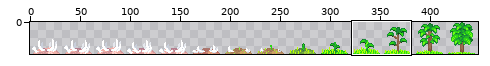
Pixel-art file -- gfx/corpse_human.aseprite. The picture above shows the old version from afar; the outline marks the close-up.
Close-up. Before:
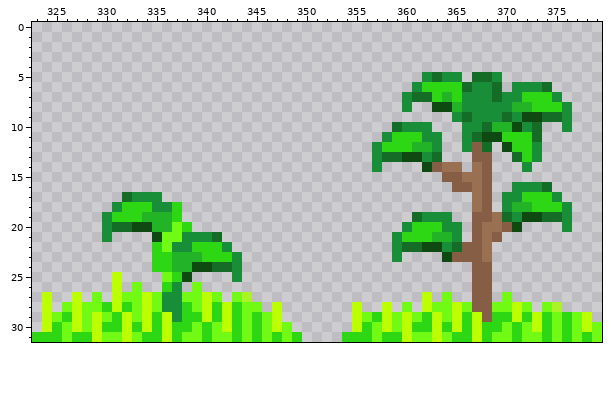
448x32 pixels, 1 frame. Shown: x 323..379, y 0..31.
The result:
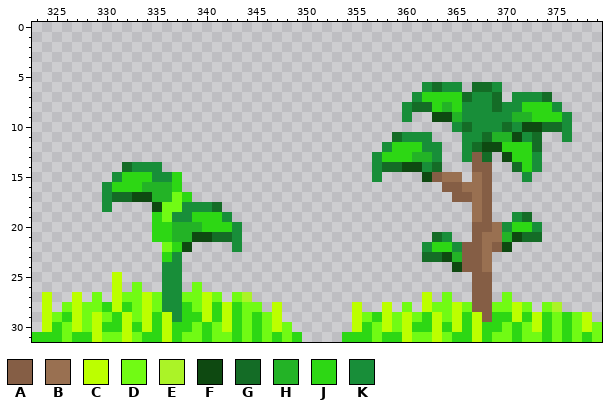
Palette (. is transparent): A #855e45  B #997051  C #bcff00  D #71fb14  E #abf327  F #0e4911  G #146c26  H #23b326  J #2dd714  K #188e39
Diff:
@@ x 323..379 @@
  4 .........................................................
- 5 .......................................KGKK.GGK..........
- 6 ......................................KJJJJGKKG.KKKG.....
- 7 .....................................KGGJHJKKKGKKJJJK....
- 8 .....................................K..FFHKKKKKHHJJJK...
- 9 ..........................................KGKKKGKFFGGK...
-10 ....................................GKKK...KKGHHFKG..K...
-11 ...................................KJJJKK..KGFFJJJG......
-12 ..................................KJJJHHK..KAG.FJJK......
-13 ..................................KGGFFKG...AA..GJK......
-14 ..................................K....FABB.BA...K.......
-15 .........................................AABBA...........
-16 ..........................................AABA..KKKG.....
-17 .........GKKK...............................BA.KKJJJK....
-18 ........KJJJKKJ.............................BA.KHHJJJK...
-19 .......KJJJHHHJ.......................GKKK..AABGKFFGGK...
-20 .......KGGFFHHDJ.....................KJJJKK.ABBAF....K...
-21 .......K....FDDKKKG.................KJJJHHK.ABA..........
-22 ............JDKKJJJK................KGGFFKGAAB...........
-23 ............JJHHHJJJK...............K....FAAAB...........
-24 ............JJHHFFGGK.......................AA...........
-25 ........C....DJF....K.......................AA...........
-26 ........C.D..JK.D...........................AA...........
+ 5 .........................................................
+ 6 .......................................KGKK.GGK..........
+ 7 ......................................KJJJJGKKG.KKKG.....
+ 8 .....................................KGGJHJKKKGKKJJJK....
+ 9 .....................................K..FFHKKKKKHHJJJK...
+10 ..........................................KGKKKGKFFGGK...
+11 ....................................GKKK...KKGHHFKG..K...
+12 ...................................KJJJKK..KGFFJJJG......
+13 ..................................KJJJHHK..KAG.FJJK......
+14 .........GKKK.....................KGGFFKG...AA..GJK......
+15 ........KJJJKKJ...................K....FABB.BA...K.......
+16 .......KJJJHHHJ..........................AABBA...........
+17 .......KGGFFHHDJ..........................AABA...........
+18 .......K....FDDKKKG.........................BA...........
+19 ............JDKKJJJK........................BA..KG.......
+20 ............JJHHHJJJK.......................AABKJJK......
+21 ............JJHHFFGGK...................GK..ABBHFGG......
+22 .............DJF....K..................KJJKAABAF.........
+23 .............JK........................GGFHAAB...........
+24 .............KK...........................FAAB...........
+25 ........C....KK.............................AA...........
+26 ........C.D..KK.D...........................AA...........
 27 .C..C.D.CDDCDKKDDCD.DE.................C.D..AA.D.........
Pixel boxes of the changes (left, top, right, bottom) in both close-ups:
changed: (372, 72, 572, 272)
changed: (102, 162, 242, 292)
